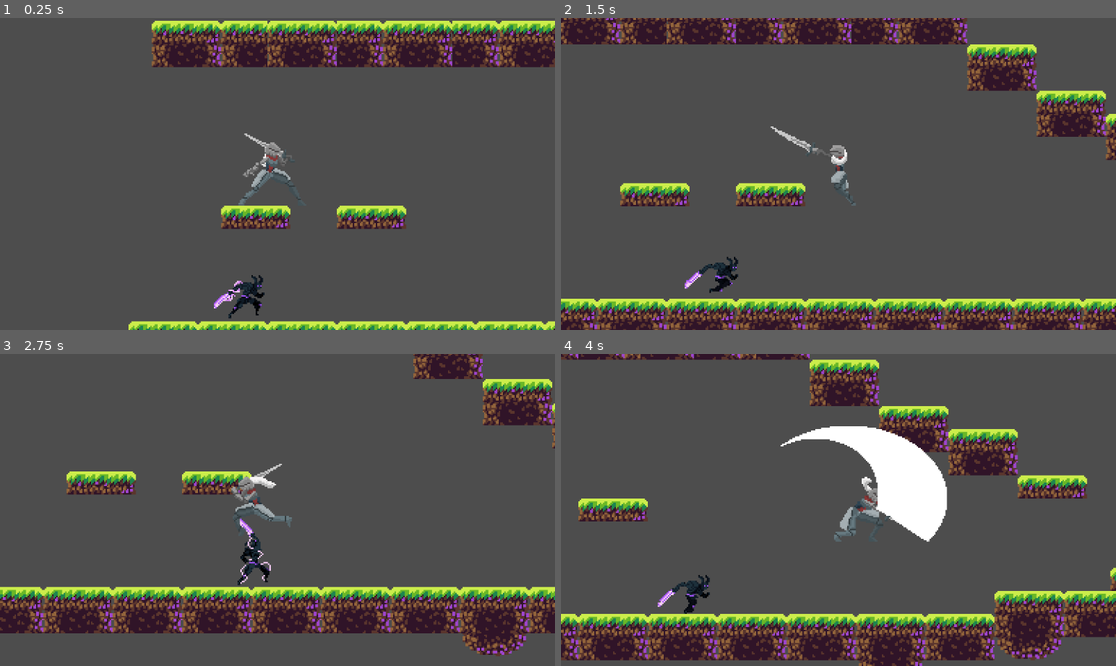
Above: before the commit, frames 1-4 (two rows, left to right).
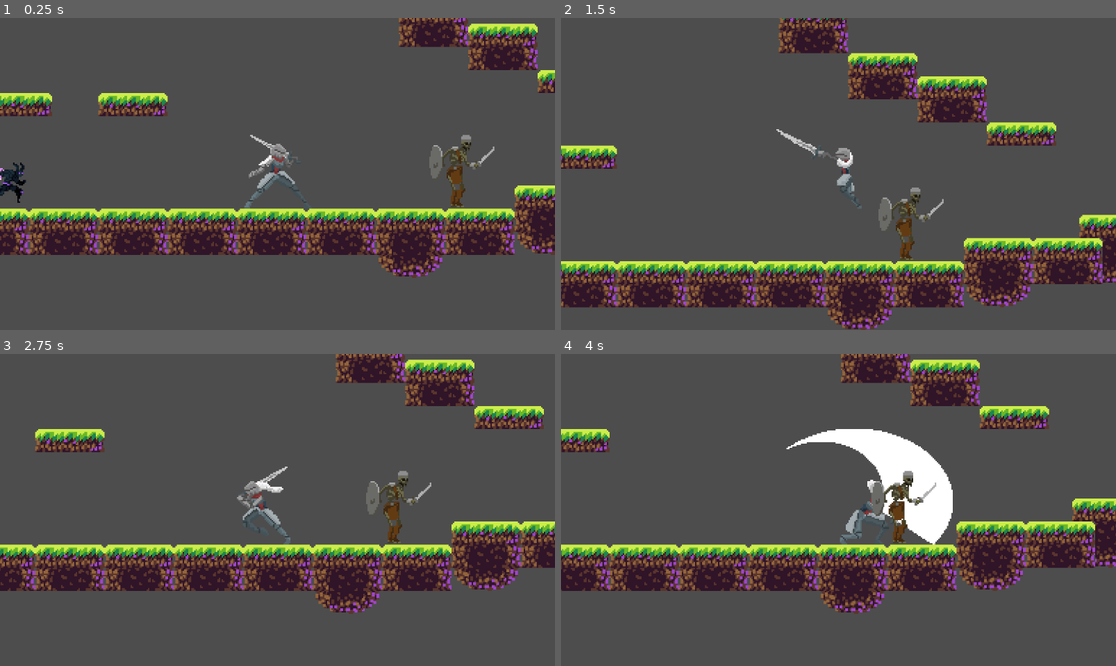
Above: after the commit, the same moments.

Repository: Drake3001/2D-Godot-Project-
Game: Godot game, scene res://levels/level1.tscn
The game is run twice, just before and just after one commit, with the same random seed, the same clock (stepped at 60 frames per second) and the same inputs.
Inputs (mouse positions are in pixels of both pictures, inside the frame that each line leads up to):
- Up to frame 1 (0.25 s): no input
- Up to frame 2 (1.5 s): move the mouse to (960, 158) at 0.52 s; hold D (move_right) from 0.53 s (still down); click (960, 158) at 0.6 s; tap Space (jump) at 0.77, 1.07 s; right-click (960, 158) at 0.8 s; move the mouse to (727, 189) at 1.27 s; right-click (727, 189) at 1.35 s
- Up to frame 3 (2.75 s): tap Space (jump) at 1.52, 1.55, 1.82, 2.1 s; move the mouse to (333, 441) at 2.02 s; release D (move_right) at 2.03 s; hold A (move_left) from 2.03 s (still down); click (333, 441) at 2.3 s
- Up to frame 4 (4 s): move the mouse to (810, 572) at 2.77 s; release A (move_left) at 2.78 s; hold D (move_right) from 2.78 s (still down); click (810, 572) at 2.85 s; tap Space (jump) at 3.02, 3.32, 3.77, 3.8 s; right-click (810, 572) at 3.05 s; move the mouse to (1005, 556) at 3.52 s; right-click (1005, 556) at 3.6 s

The runs differ from the first frame. In frame 1, 32% of the frame differs, in the area x 0-100%, y 0-100%; in frame 2, 41%; in frame 3, 39%; in frame 4, 46%.

Commit message:
improved player hitboxes, first implementation for enemy template architecture

Diff:
--- /dev/null
+++ b/entity/enemy_temp/combat_handler.gd
@@ -0,0 +1 @@
+extends Node
--- /dev/null
+++ b/entity/enemy_temp/enemy_base.gd
@@ -0,0 +1,56 @@
+# Enemy.gd
+extends CharacterBody2D
+class_name Enemy
+
+@export var max_health: int = 100
+var current_health: int
+
+# Referencje do komponentów
+@onready var movement: MovementComponentEnemy = $MovementComponent
+#@onready var combat: CombatHandler = $CombatHandler
+@onready var state_machine: StateMachineEnemy = $StateMachine
+#@onready var hitbox_manager: HitboxManager = $HitboxManager
+@onready var anim_player: AnimationPlayer = $AnimationPlayer
+
+func _ready() -> void:
+	current_health = max_health
+
+	# Podpinamy sygnały komponentów
+	#movement.moved.connect(_on_moved)
+	#combat.attacked.connect(_on_attacked)
+	#hitbox_manager.hit.connect(_on_hit)
+	#state_machine.state_changed.connect(_on_state_changed)
+
+	# Inicjalizacja komponentów (dependency injection)
+	#movement.init(self)
+	#combat.init(self)
+	#hitbox_manager.init(self)
+	#state_machine.init(self)
+
+func _physics_process(delta: float) -> void:
+	state_machine._process(delta)
+
+# ===== Handlery sygnałów =====
+
+func _on_moved(new_position: Vector2) -> void:
+	anim_player.play("walk")
+
+func _on_attacked(target: Node) -> void:
+	anim_player.play("attack")
+
+func _on_hit(damage: int, source: Node) -> void:
+	take_damage(damage)
+
+func _on_state_changed(new_state: String) -> void:
+	anim_player.play(new_state)
+
+# ===== Logika wspólna przeciwnika =====
+
+func take_damage(amount: int) -> void:
+	current_health -= amount
+	if current_health <= 0:
+		die()
+
+func die() -> void:
+	anim_player.play("death")
+	queue_free()
--- /dev/null
+++ b/entity/enemy_temp/enemy_temp.tscn
@@ -0,0 +1,116 @@
+[gd_scene load_steps=20 format=3 uid="uid://c7r222xsjxaim"]
+
+[ext_resource type="Script" uid="uid://hpycjl74lwc3" path="res://entity/enemy_temp/enemy_base.gd" id="1_3b2tb"]
+[ext_resource type="Script" uid="uid://dhjwvrdepaoy" path="res://entity/enemy_temp/state_machine.gd" id="2_0nhjj"]
+[ext_resource type="Script" uid="uid://bh6nav4lj56t" path="res://entity/enemy_temp/movement_component.gd" id="3_61dyh"]
+[ext_resource type="Script" uid="uid://g4m45rk2cawb" path="res://states/enemy_idle.gd" id="3_aj1gc"]
+[ext_resource type="Texture2D" uid="uid://bmmf85e7wvint" path="res://assets/Skeleton/Idle.png" id="3_fplpg"]
+[ext_resource type="Texture2D" uid="uid://nvc4281csmln" path="res://assets/Skeleton/Walk.png" id="4_aj1gc"]
+[ext_resource type="Script" uid="uid://dfv0luaqua6uf" path="res://entity/enemy_temp/combat_handler.gd" id="4_fplpg"]
+[ext_resource type="Script" uid="uid://d32btqo61uo6t" path="res://states/enemy_walk.gd" id="4_pl7vb"]
+[ext_resource type="Script" uid="uid://dl5k7keth1csn" path="res://entity/enemy_temp/hitbox_manager.gd" id="5_aj1gc"]
+
+[sub_resource type="AtlasTexture" id="AtlasTexture_pl7vb"]
+atlas = ExtResource("3_fplpg")
+region = Rect2(0, 0, 150, 150)
+
+[sub_resource type="AtlasTexture" id="AtlasTexture_tp6lj"]
+atlas = ExtResource("3_fplpg")
+region = Rect2(150, 0, 150, 150)
+
+[sub_resource type="AtlasTexture" id="AtlasTexture_bvaon"]
+atlas = ExtResource("3_fplpg")
+region = Rect2(300, 0, 150, 150)
+
+[sub_resource type="AtlasTexture" id="AtlasTexture_8qaof"]
+atlas = ExtResource("3_fplpg")
+region = Rect2(450, 0, 150, 150)
+
+[sub_resource type="AtlasTexture" id="AtlasTexture_qrm23"]
+atlas = ExtResource("4_aj1gc")
+region = Rect2(0, 0, 150, 150)
+
+[sub_resource type="AtlasTexture" id="AtlasTexture_vdd48"]
+atlas = ExtResource("4_aj1gc")
+region = Rect2(150, 0, 150, 150)
+
+[sub_resource type="AtlasTexture" id="AtlasTexture_gefvh"]
+atlas = ExtResource("4_aj1gc")
+region = Rect2(300, 0, 150, 150)
+
+[sub_resource type="AtlasTexture" id="AtlasTexture_3vckm"]
+atlas = ExtResource("4_aj1gc")
+region = Rect2(450, 0, 150, 150)
+
+[sub_resource type="SpriteFrames" id="SpriteFrames_aiqiw"]
+animations = [{
+"frames": [{
+"duration": 1.0,
+"texture": SubResource("AtlasTexture_pl7vb")
+}, {
+"duration": 1.0,
+"texture": SubResource("AtlasTexture_tp6lj")
+}, {
+"duration": 1.0,
+"texture": SubResource("AtlasTexture_bvaon")
+}, {
+"duration": 1.0,
+"texture": SubResource("AtlasTexture_8qaof")
+}],
+"loop": true,
+"name": &"idle",
+"speed": 5.0
+}, {
+"frames": [{
+"duration": 1.0,
+"texture": SubResource("AtlasTexture_qrm23")
+}, {
+"duration": 1.0,
+"texture": SubResource("AtlasTexture_vdd48")
+}, {
+"duration": 1.0,
+"texture": SubResource("AtlasTexture_gefvh")
+}, {
+"duration": 1.0,
+"texture": SubResource("AtlasTexture_3vckm")
+}],
+"loop": true,
+"name": &"walk",
+"speed": 5.0
+}]
+
+[sub_resource type="RectangleShape2D" id="RectangleShape2D_61dyh"]
+size = Vector2(28, 50)
+
+[node name="EnemyTemp" type="CharacterBody2D"]
+script = ExtResource("1_3b2tb")
+
+[node name="StateMachine" type="Node" parent="."]
+script = ExtResource("2_0nhjj")
+
+[node name="Enemy_Idle" type="Node" parent="StateMachine"]
+script = ExtResource("3_aj1gc")
+metadata/_custom_type_script = "uid://g4m45rk2cawb"
+
+[node name="Enemy_walk" type="Node" parent="StateMachine"]
+script = ExtResource("4_pl7vb")
+metadata/_custom_type_script = "uid://d32btqo61uo6t"
+
+[node name="AnimatedSprite2D" type="AnimatedSprite2D" parent="."]
+sprite_frames = SubResource("SpriteFrames_aiqiw")
+animation = &"walk"
+frame = 2
+frame_progress = 0.935146
+
+[node name="MovementComponent" type="Node" parent="."]
+script = ExtResource("3_61dyh")
+
+[node name="CombatHandler" type="Node" parent="."]
+script = ExtResource("4_fplpg")
+
+[node name="HitboxManager" type="Node" parent="."]
+script = ExtResource("5_aj1gc")
+
+[node name="CollisionShape2D" type="CollisionShape2D" parent="."]
+position = Vector2(6, 0)
+shape = SubResource("RectangleShape2D_61dyh")
--- /dev/null
+++ b/entity/enemy_temp/hitbox_manager.gd
@@ -0,0 +1 @@
+extends Node
--- /dev/null
+++ b/entity/enemy_temp/movement_component.gd
@@ -0,0 +1,2 @@
+extends Node
+class_name MovementComponentEnemy
--- /dev/null
+++ b/entity/enemy_temp/state_machine.gd
@@ -0,0 +1,31 @@
+extends Node
+class_name StateMachineEnemy
+
+
+var current_state: State = null
+
+
+var states: Dictionary={}
+func _ready():
+	for child in get_children():
+		if child is State:
+			states[child.name.to_lower()]=child
+			child.transition.connect(on_child_transitioned)
+	current_state= states["enemy_idle"]
+	if current_state:
+		current_state.enter()
+func _process(delta: float)-> void:
+	if current_state:
+		current_state.update(delta)
+
+func on_child_transitioned(state, new_state_name)-> void :
+	print("siems")
+	if state!= current_state:
+		return
+	var new_state= states[new_state_name.to_lower()]
+	if !new_state:
+		return
+	if current_state:
+		current_state.exit()
+	new_state.enter()
+	current_state=new_state
--- a/entity/player_char1/animation_controller.gd
+++ b/entity/player_char1/animation_controller.gd
@@ -10,8 +10,6 @@
 	$timer_attack2.timeout.connect(_on_timer_attack2_timeout)
 	$timer_take_dmg.timeout.connect(_on_timer_take_dmg_timeout)
 	$timer_invull.timeout.connect(_on_timer_invull_timeout)
-	print("Połączenia dmg timer:", $timer_take_dmg.timeout.get_connections().size())
-	print("Połączenia invull timer:", $timer_invull.timeout.get_connections().size())
 
 func update_direction(direction):
 	flip_h=(direction==-1)
@@ -29,7 +27,6 @@
 			play("attack2")
 			$timer_attack2.start()
 		Const.State.TAKING_DMG:
-			print("siema puszczam animacje i odpalam timery")
 			$timer_take_dmg.start()
 			$timer_invull.start()
 			play("dmg_taken")
@@ -37,15 +34,11 @@
 			play("idle")
 
 func _on_timer_attack1_timeout():
-	print("skonczyl sie timer animacji attack1")
 	animation_complete.emit()
 
 func _on_timer_attack2_timeout():
-	print("skonczyl sie timer animacji attack2 ")
 	animation_complete.emit()
 func _on_timer_take_dmg_timeout():
-	print("skonczyl sie timer animacji")
 	animation_complete.emit()
 func _on_timer_invull_timeout():
-	print("skonczyl sie timer nieśmiertelności")
 	end_invull.emit()
--- a/entity/player_char1/hitbox_manager.gd
+++ b/entity/player_char1/hitbox_manager.gd
@@ -21,6 +21,7 @@
 	hitbox_shape.disabled = false
 
 func disable_hitbox():
+	print("Wyłączam hitboxy")
 	hitbox.monitoring = false
 	hitbox_shape.disabled = true
 
--- a/entity/player_char1/movement_component.gd
+++ b/entity/player_char1/movement_component.gd
@@ -22,8 +22,10 @@
 		direction_changed.emit(direction)
 
 func handle_jump():
-	if player.is_on_floor():
+	if player.is_on_floor() and movement_enabled:
 		player.velocity.y=JUMP_VELOCITY
+		return true
+	return false
 
 func update_movement(delta):
 	if not player.is_on_floor():
--- a/entity/player_char1/player.gd
+++ b/entity/player_char1/player.gd
@@ -33,8 +33,8 @@
 
 func on_jump():
 	if is_on_floor():
-		movement_component.handle_jump()
-		change_state(Const.State.JUMP)
+		if (movement_component.handle_jump()):
+			change_state(Const.State.JUMP)
 
 func on_move_input(direction):
 	if current_state==Const.State.ATTACK or current_state==Const.State.ATTACK2:
@@ -58,7 +58,6 @@
 		hitbox_manager.set_hitboxes_for_attack(id, turned)
 
 func _physics_process(delta):
-	#print_state()
 	update_state()
 	movement_component.update_movement(delta)
 	move_and_slide()
@@ -89,35 +88,27 @@
 
 
 
-	if abs(facing_direction) > 0:
+	if abs(self.velocity.x) > 0:
 		change_state(Const.State.RUNNING)
 	else:
 		change_state(Const.State.IDLE)
 
 
-func print_state():
-	match current_state:
-		Const.State.IDLE: print("idle")
-		Const.State.ATTACK: print("attack")
-		Const.State.ATTACK2: print("attack2")
-		Const.State.JUMP: print("jump")
-		Const.State.FALLING: print("falling")
-		Const.State.RUNNING: print("walk")
-		Const.State.TAKING_DMG: print("taking_ dmg")
-
+#d
 func on_animation_finished():
 	if current_state == Const.State.ATTACK or current_state == Const.State.ATTACK2:
 		#is_attacking = false
+		hitbox_manager.disable_hitbox()
 		call_deferred("reset_attacking")
 	if current_state == Const.State.TAKING_DMG:
-		print("Włączam movement i wychodzę z taking dmg")
 		taking_dmg=false
 		movement_component.enable_movement()
 		change_state(Const.State.IDLE)
 
 func reset_attacking():
+	movement_component.swap_move_speed(Const.SPEED)
 	is_attacking = false
-	movement_component.swap_move_speed(Const.SPEED)
+	change_state(Const.State.IDLE)
 
 func take_dmg():
 	if taking_dmg:
--- a/entity/player_char1/player.tscn
+++ b/entity/player_char1/player.tscn
@@ -452,23 +452,21 @@
 height = 40.0
 
 [node name="Player" type="CharacterBody2D"]
-script = ExtResource("1_3hik6")
+script = ExtResource("1_bw32y")
 
 [node name="AnimatedSprite2D" type="AnimatedSprite2D" parent="."]
-position = Vector2(-3, 0)
+position = Vector2(-6, 0)
 sprite_frames = SubResource("SpriteFrames_jvlau")
-animation = &"dmg_taken"
+animation = &"idle"
 autoplay = "idle"
-frame = 3
-frame_progress = 1.0
 script = ExtResource("10_s00fh")
 
 [node name="timer_attack1" type="Timer" parent="AnimatedSprite2D"]
-wait_time = 0.3
+wait_time = 0.35
 one_shot = true
 
 [node name="timer_attack2" type="Timer" parent="AnimatedSprite2D"]
-wait_time = 0.6
+wait_time = 0.7
 one_shot = true
 
 [node name="timer_take_dmg" type="Timer" parent="AnimatedSprite2D"]
--- a/levels/level1.tscn
+++ b/levels/level1.tscn
@@ -1,10 +1,11 @@
-[gd_scene load_steps=9 format=3 uid="uid://biinqn4dv58is"]
+[gd_scene load_steps=10 format=3 uid="uid://biinqn4dv58is"]
 
 [ext_resource type="PackedScene" uid="uid://drevpms76wobq" path="res://entity/player_char1/player.tscn" id="1_sjb42"]
 [ext_resource type="Texture2D" uid="uid://tj1pjjvmkq5e" path="res://assets/tileset/Tileset.png" id="2_pdtm5"]
 [ext_resource type="Texture2D" uid="uid://bveejoc2e1mt6" path="res://assets/tileset/BG1.png" id="3_b3oru"]
 [ext_resource type="PackedScene" uid="uid://dbxdh7et01ps5" path="res://entity/nightborne_enemy/nightborne1.tscn" id="4_ua5ty"]
 [ext_resource type="PackedScene" uid="uid://davtirpkas7fa" path="res://entity/necromancer/necromancer_enemy.tscn" id="5_61w3m"]
+[ext_resource type="PackedScene" uid="uid://c7r222xsjxaim" path="res://entity/enemy_temp/enemy_temp.tscn" id="6_pdpul"]
 
 [sub_resource type="TileSetAtlasSource" id="TileSetAtlasSource_b3oru"]
 texture = ExtResource("2_pdtm5")
@@ -343,14 +344,6 @@
 
 [node name="Level1" type="Node2D"]
 
-[node name="Player" parent="." groups=["Player"] instance=ExtResource("1_sjb42")]
-z_index = 1
-position = Vector2(-263, -81)
-
-[node name="Camera2D" type="Camera2D" parent="Player"]
-position = Vector2(7, 2)
-zoom = Vector2(3, 3)
-
 [node name="TileMap" type="TileMap" parent="."]
 position = Vector2(-7, 2)
 tile_set = SubResource("TileSet_ua5ty")
@@ -363,3 +356,12 @@
 
 [node name="NecromancerEnemy" parent="." instance=ExtResource("5_61w3m")]
 position = Vector2(387, -116)
+
+[node name="Player2" parent="." instance=ExtResource("1_sjb42")]
+position = Vector2(-91, -8)
+
+[node name="Camera2D" type="Camera2D" parent="Player2"]
+zoom = Vector2(3, 3)
+
+[node name="EnemyTemp" parent="." instance=ExtResource("6_pdpul")]
+position = Vector2(29, -9)
--- /dev/null
+++ b/states/State.gd
@@ -0,0 +1,11 @@
+extends Node
+class_name State
+
+signal transition(state: State, new_state_name: String)
+
+func enter():
+	pass
+func exit():
+	pass
+func update(delta: float) -> void:
+	pass
--- /dev/null
+++ b/states/enemy_idle.gd
@@ -0,0 +1,11 @@
+extends State
+class_name Enemy_Idle
+
+func enter():
+	print("wchodzę w idle")
+
+func exit():
+	print("wychodzę z idle")
+
+func update(delta: float)-> void:
+	transition.emit(self, "Enemy_walk")
--- /dev/null
+++ b/states/enemy_walk.gd
@@ -0,0 +1,9 @@
+extends State
+class_name Enemy_walk
+
+func enter():
+	print("wchodze w walk ")
+func exit():
+	print("wychodze z walk")
+func update(delta: float)-> void:
+	pass
Not shown, added: entity/enemy_temp/combat_handler.gd.uid
Not shown, added: entity/enemy_temp/enemy_base.gd.uid
Not shown, added: entity/enemy_temp/hitbox_manager.gd.uid
Not shown, added: entity/enemy_temp/movement_component.gd.uid
Not shown, added: entity/enemy_temp/state_machine.gd.uid
Not shown: 1 places in entity/player_char1/player.tscn that only renumber resources
Not shown, added: states/State.gd.uid
Not shown, added: states/enemy_idle.gd.uid
Not shown, added: states/enemy_walk.gd.uid
